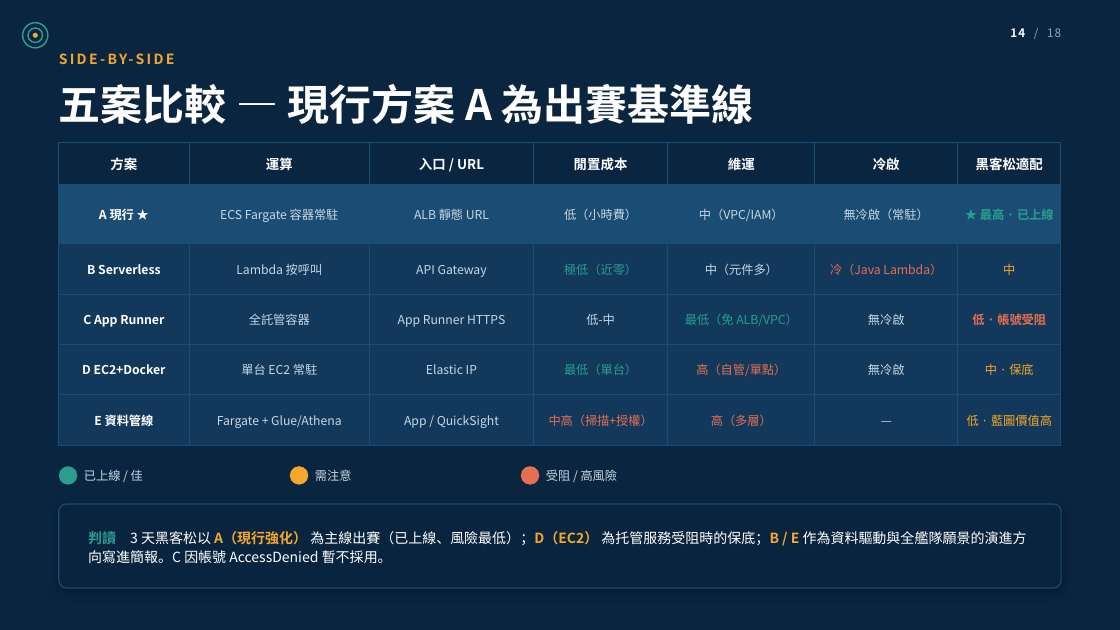
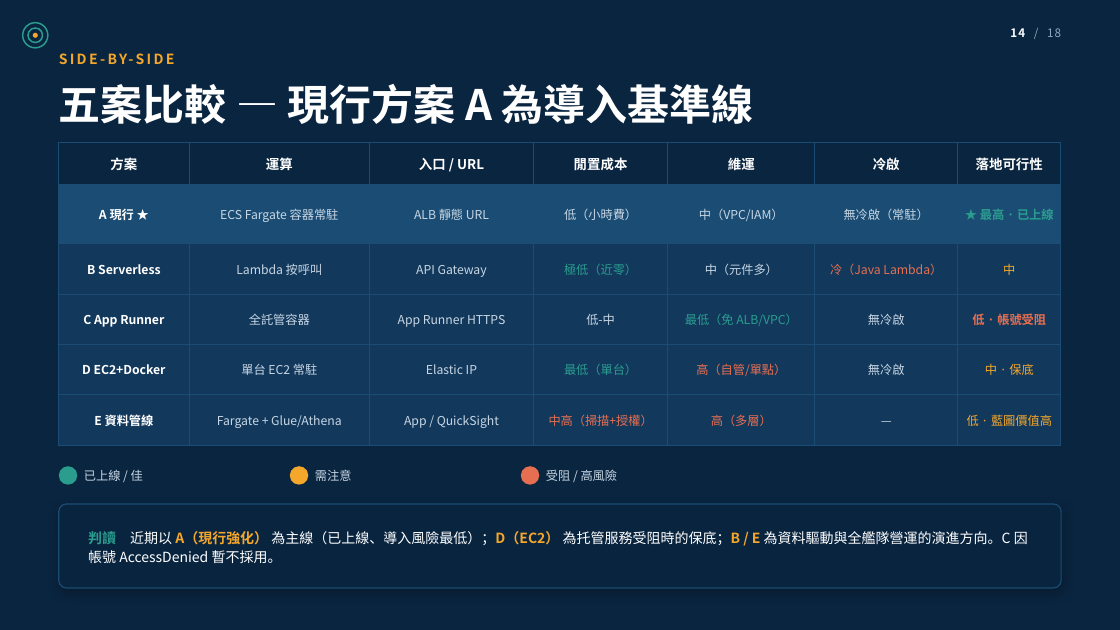
Before and after one commit to wsx5031060310guy/fleetmind-yang-ming-hackathon, a slide deck: slide 14 of apps/api/src/main/resources/static/deck/fleetmind-aws-architecture.pptx. Drawn at 1120x630 pixels with LibreOffice and Linux fonts; fonts in the diff are those of the drawing; background and template pictures are left out. Boxes give left, top, right and bottom in pixels: in the first picture for what was removed or moved away, otherwise in the second. Text is boxed around its words. In the diff, an @@ line names an element or a change of style, - is before the commit and + after.

```diff
--- a/apps/api/src/main/resources/static/deck/fleetmind-aws-architecture.pptx
+++ b/apps/api/src/main/resources/static/deck/fleetmind-aws-architecture.pptx
@@ text at <box>59,84,754,124</box>: text changed @@
-五案比較 — 現行方案 A 為出賽基準線
+五案比較 — 現行方案 A 為導入基準線
@@ table at <box>59,143,1061,432</box> @@
-row 1, column 7: 黑客松適配
+row 1, column 7: 落地可行性
@@ text at <box>88,531,1028,563</box>: text changed @@
-判讀 3 天黑客松以 A（現行強化） 為主線出賽（已上線、風險最低）；D（EC2） 為托管服務受阻時的保底；B / E 作為資料驅動與全艦隊願景的演進方向寫進簡報。C 因帳號 AccessDenied 暫不採用。
+判讀 近期以 A（現行強化） 為主線（已上線、導入風險最低）；D（EC2） 為托管服務受阻時的保底；B / E 為資料驅動與全艦隊營運的演進方向。C 因帳號 AccessDenied 暫不採用。
```
Also in this commit, not shown: 7 other slides changed, 33 other files.
